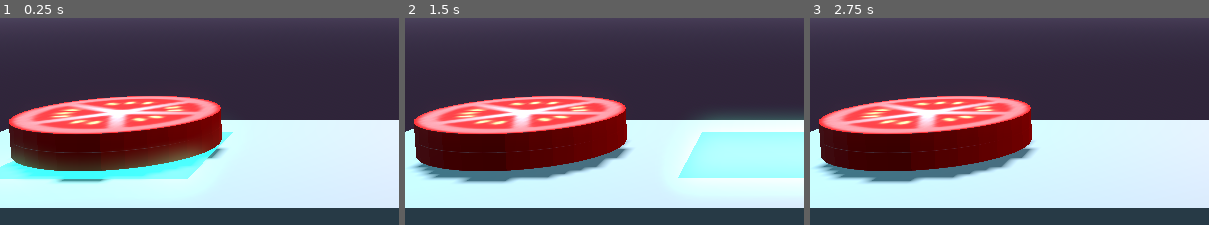
Above: before the commit, frames 1-3 (left to right).
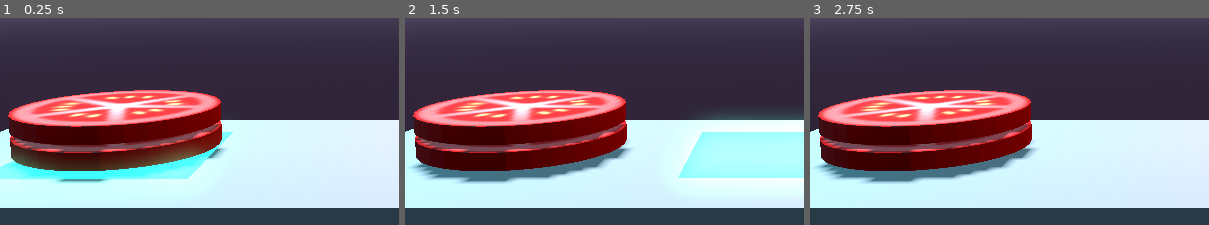
Above: after the commit, the same moments.

Repository: kalgynirae/ld53
Game: Godot game, scene res://scenes/game.tscn
Same seed, same stepped clock (60 frames per second), same inputs: the game is played once before the commit and once after it.
Inputs:
- Up to frame 1 (0.25 s): no input
- Up to frame 2 (1.5 s): tap Enter at 0.5 s; hold Right (ui_right) 0.53-1.28 s; tap Space at 1.25 s; hold Down (ui_down) from 1.28 s (still down)
- Up to frame 3 (2.75 s): tap Enter at 2 s; release Down (ui_down) at 2.03 s; hold Right (ui_right) from 2.03 s (still down)
The pictures show only the part of the screen within x 3-53%, y 33-83%; the shares and areas given below are measured in that part.

The runs differ from the first frame. In frame 1, 9.5% of the frame differs, in the area x 2-56%, y 34-66%; in frame 2, 9.5%; in frame 3, 9.5%.

Commit message:
Space the items a bit better in the stacks

Diff:
--- a/scripts/stack.gd
+++ b/scripts/stack.gd
@@ -26,6 +26,14 @@
 	return item
 
 func arrange():
+	var current_height = .05
 	for i in items.size():
 		items[i].position.x = 0
-		items[i].position.y = (i + 1) * .05
+		items[i].position.y = current_height
+		current_height = current_height + _get_height(items[i]) + .02
+
+func _get_height(obj):
+	for child in obj.get_children():
+		if child.has_method("get_aabb"):
+			return child.get_aabb().size.y
+	return 0.1
